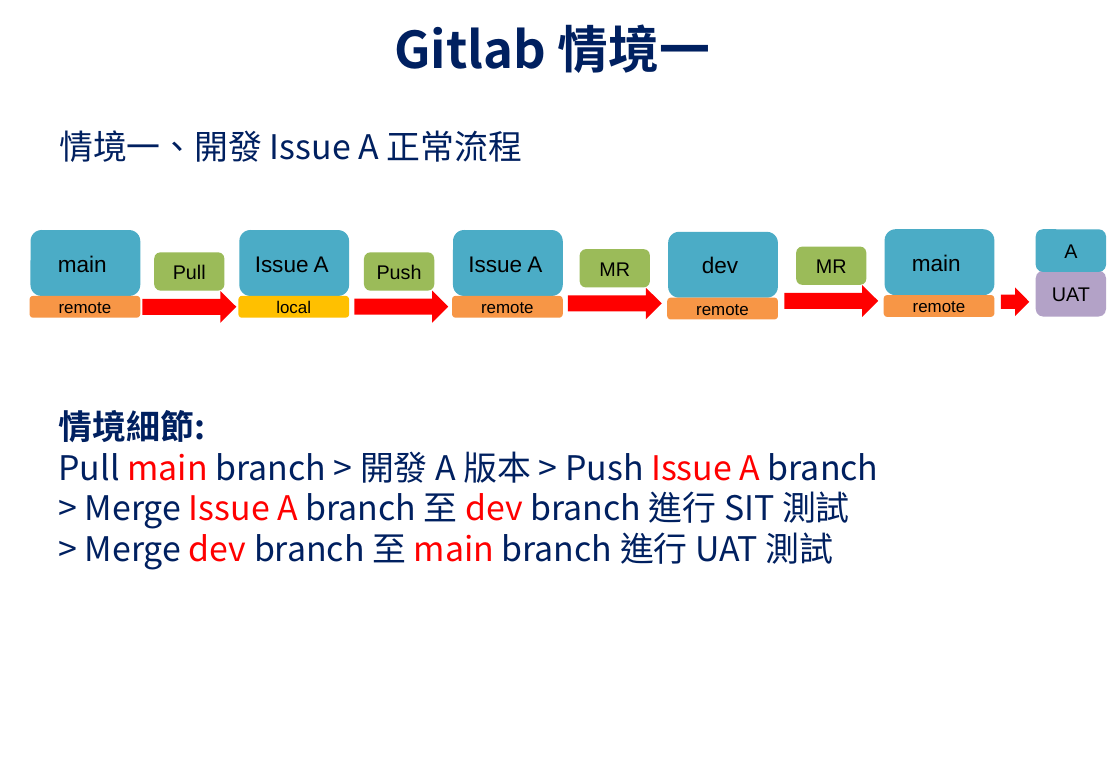
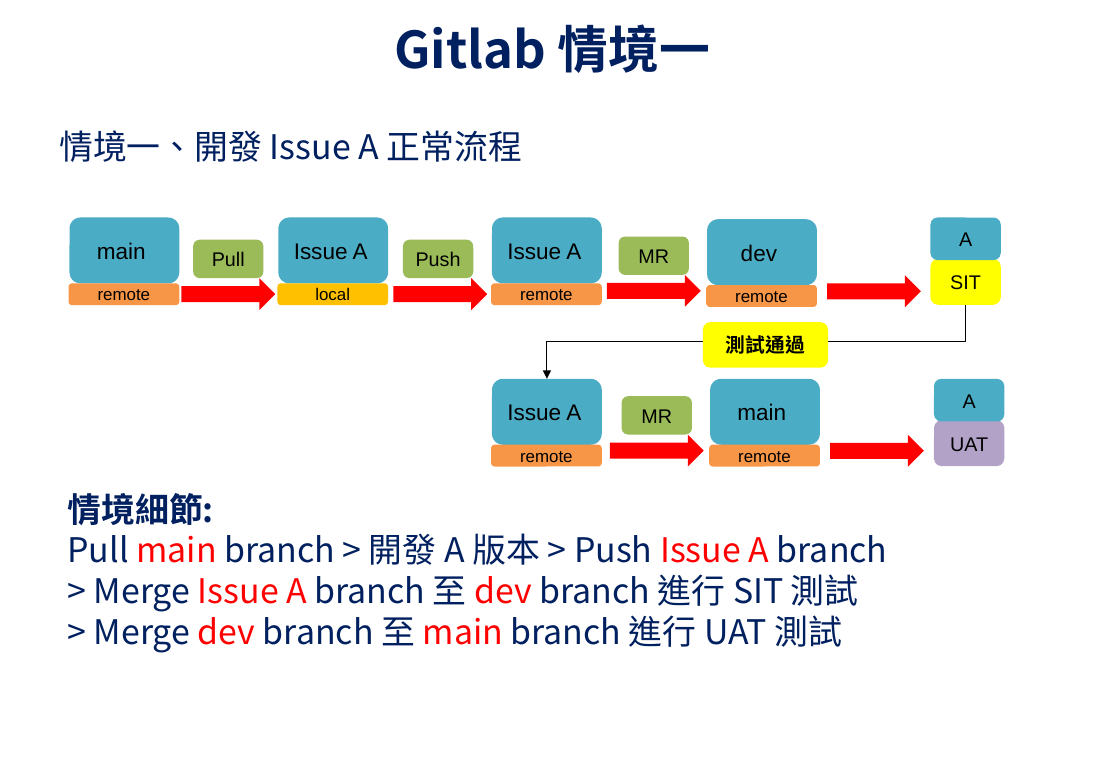
Before and after one commit to UDFWu/transfile, a slide deck: slide 2 of CICD Process.pptx. Drawn at 1120x762 pixels with LibreOffice and Linux fonts; fonts in the diff are those of the drawing; background and template pictures are left out. Boxes give left, top, right and bottom in pixels: in the first picture for what was removed or moved away, otherwise in the second. Text is boxed around its words. In the diff, an @@ line names an element or a change of style, - is before the commit and + after.

```diff
--- a/CICD Process.pptx
+++ b/CICD Process.pptx
@@ rounded rectangle added at [931,217,1001,260], fill #4BACC6, 14 pt, text #000000 @@
+A
@@ 8 rounded rectangles: place and size @@
-8 rounded rectangles at [29,232,779,320]
+8 rounded rectangles at [68,220,817,308]
@@ rounded rectangle added at [931,259,1001,305], fill #FFFF00, 14 pt, text #000000 @@
+SIT
@@ 3 rounded rectangles, 3 right arrows: place and size @@
-3 rounded rectangles, 3 right arrows at [30,230,662,322]
+3 rounded rectangles, 3 right arrows at [69,217,700,310]
@@ right arrow: place and size @@
-right arrow at [1001,288,1030,316]
+right arrow at [827,275,921,307]
@@ elbow arrow added from (967, 305) to (547, 379), #000000 0.75 pt @@
@@ rounded rectangle added at [703,322,828,368], fill #FFFF00, 14 pt, text #000000, bold @@
+測試通過
@@ rounded rectangle added at [492,379,602,445], fill #4BACC6, 16 pt, text #000000 @@
+Issue A
@@ rounded rectangle "A": place and size @@
-rounded rectangle "A" at [1037,230,1107,272]
+rounded rectangle "A" at [934,379,1004,422]
@@ rounded rectangle added at [491,445,602,468], fill #F79646, 12 pt, text #000000 @@
+remote
@@ 3 rounded rectangles, 1 right arrow: place and size @@
-3 rounded rectangles, 1 right arrow at [785,230,995,317]
+3 rounded rectangles, 1 right arrow at [610,379,820,468]
@@ right arrow added at [830,435,924,466], fill #FF0000 @@
@@ rounded rectangle "UAT": place and size @@
-rounded rectangle "UAT" at [1037,270,1107,316]
+rounded rectangle "UAT" at [934,421,1004,466]
@@ text "情境細節:": place and size @@
-text "情境細節:" at [59,410,879,570]
+text "情境細節:" at [68,493,888,653]
```
Also in this commit, not shown: 4 other slides changed, 1 slide added.
